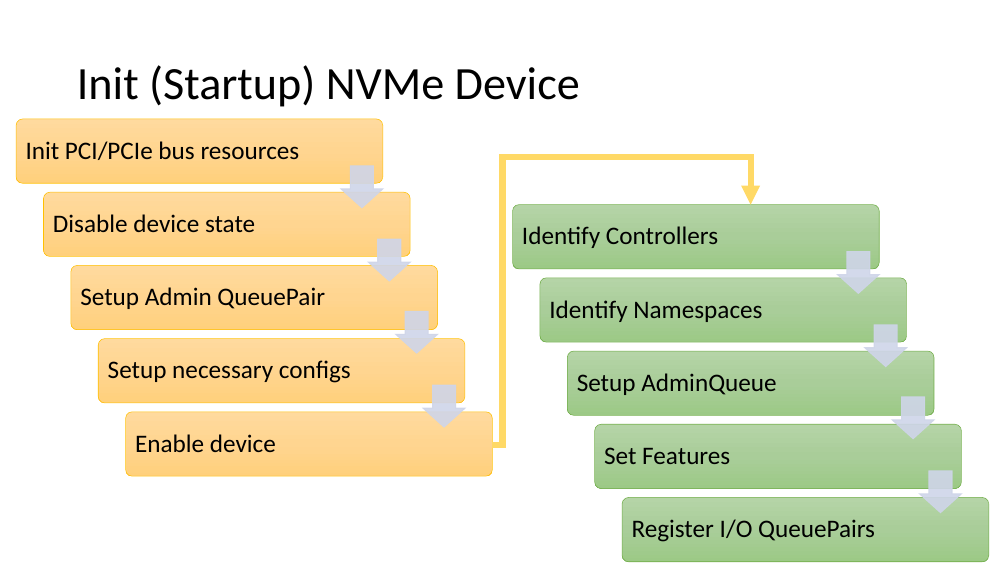
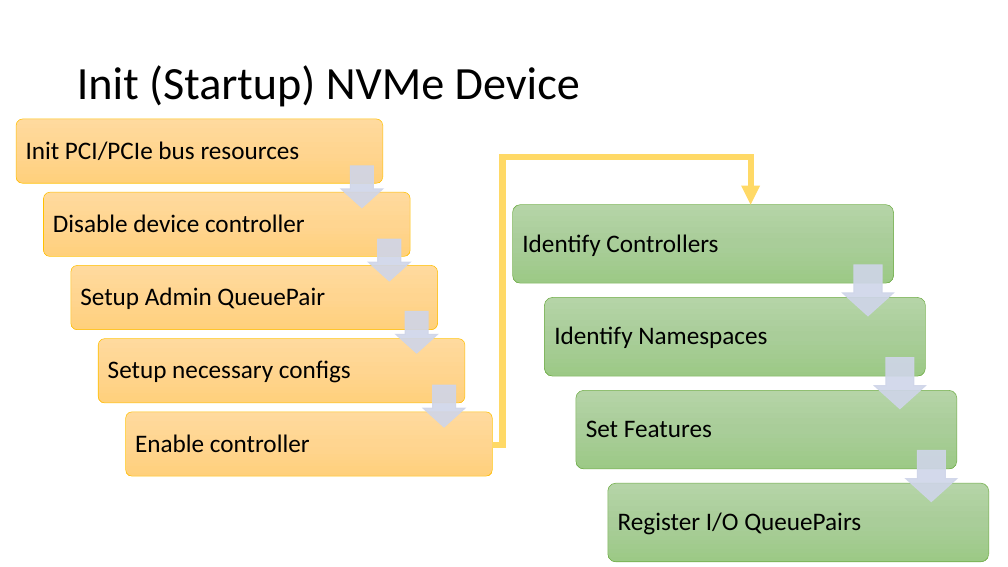
Before and after one commit to smokingpc/glendronach, a slide deck: slide 20 of doc/SPCNVMe_Introduction.pptx. Drawn at 1008x567 pixels with LibreOffice and Linux fonts; fonts in the diff are those of the drawing. Boxes give left, top, right and bottom in pixels: in the first picture for what was removed or moved away, otherwise in the second. Text is boxed around its words. In the diff, an @@ line names an element or a change of style, - is before the commit and + after.

Commit message:
update slide

```diff
--- a/doc/SPCNVMe_Introduction.pptx
+++ b/doc/SPCNVMe_Introduction.pptx
@@ rounded rectangle resized from (x1=513, y1=205, x2=879, y2=269) to (x1=513, y1=205, x2=894, y2=284) @@
@@ text "Identify Controllers" moved from (x1=522, y1=226, x2=718, y2=248) to (x1=522, y1=234, x2=718, y2=256) @@
@@ text at (x1=53, y1=214, x2=305, y2=233): text changed @@
-Disable device state
+Disable device controller
@@ down arrow resized from (x1=838, y1=252, x2=879, y2=293) to (x1=842, y1=265, x2=894, y2=316) @@
@@ rounded rectangle resized from (x1=540, y1=278, x2=907, y2=343) to (x1=544, y1=298, x2=926, y2=377) @@
@@ text "Identify Namespaces" moved from (x1=549, y1=300, x2=762, y2=322) to (x1=554, y1=326, x2=767, y2=348) @@
@@ down arrow removed at (x1=865, y1=325, x2=907, y2=367) @@
@@ rounded rectangle removed at (x1=567, y1=351, x2=934, y2=415) @@
@@ down arrow resized from (x1=892, y1=397, x2=934, y2=439) to (x1=875, y1=358, x2=926, y2=409) @@
@@ text removed at (x1=577, y1=373, x2=776, y2=395) @@
-Setup AdminQueue
@@ rounded rectangle resized from (x1=595, y1=424, x2=962, y2=488) to (x1=576, y1=390, x2=957, y2=469) @@
@@ text "Set Features" moved from (x1=604, y1=447, x2=730, y2=464) to (x1=586, y1=420, x2=712, y2=437) @@
@@ text at (x1=135, y1=434, x2=310, y2=452): text changed @@
-Enable device
+Enable controller
@@ down arrow resized from (x1=920, y1=471, x2=961, y2=513) to (x1=906, y1=451, x2=957, y2=502) @@
@@ rounded rectangle resized from (x1=622, y1=498, x2=989, y2=562) to (x1=608, y1=483, x2=989, y2=562) @@
@@ text "Register I/O QueuePairs" moved from (x1=632, y1=519, x2=875, y2=542) to (x1=618, y1=512, x2=861, y2=535) @@
```
Also in this commit, not shown: 9 other slides changed, 4 slides added, 5 slides removed.
